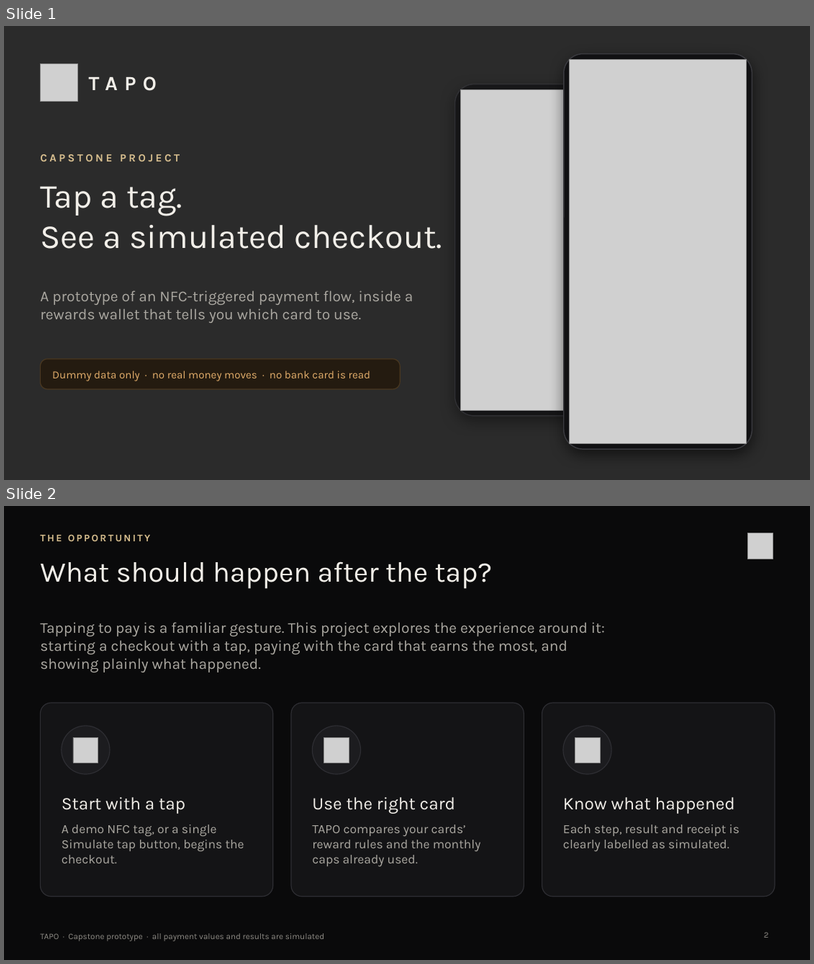
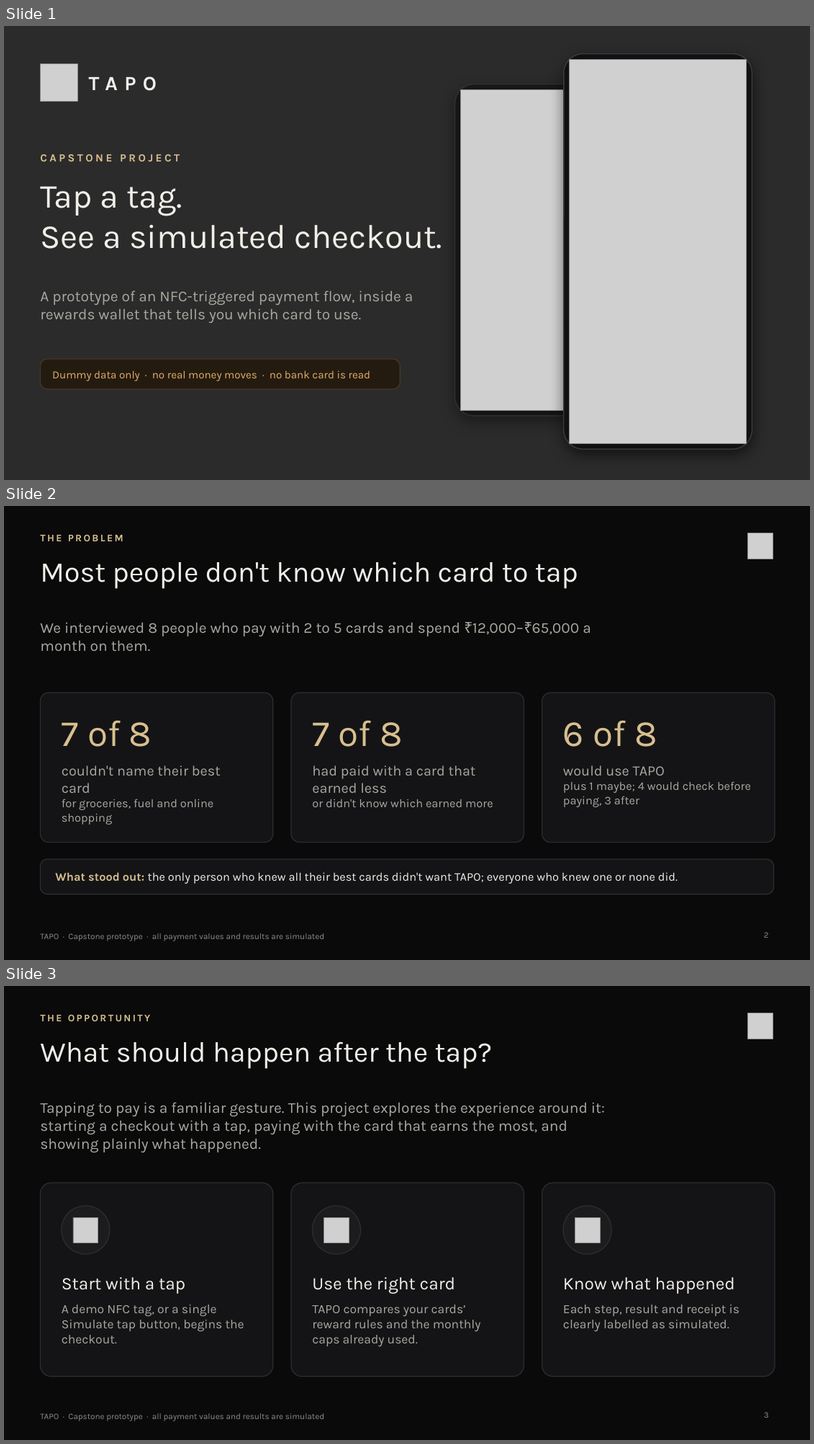
Before and after one commit to abhiramchendika-svg/TAPO, a slide deck: docs/slides/TAPO-CEO-Presentation.pptx. Shown one above the other, each under a label of ours: slides 1 and 2 before the commit, slides 1, 2 and 3 after it. The pictures are 814x964 and 814x1444 pixels, drawn with LibreOffice and Linux fonts; fonts in the diff are those of the drawing; grey boxes stand for pictures; background and template pictures are left out; a plain dark background stands for a picture behind light text. Boxes give left, top, right and bottom in pixels: in the first picture for what was removed or moved away, otherwise in the second. Text is boxed around its words. In the diff, an @@ line names an element or a change of style, - is before the commit and + after.

```diff
--- a/docs/slides/TAPO-CEO-Presentation.pptx
+++ b/docs/slides/TAPO-CEO-Presentation.pptx
@@ slide 2 added at [4, 506, 810, 960], background #0A0A0B; not listed: 1 template element that a slide beside it also shows @@
@@ text added at [40, 534, 124, 541], 12 pt, text #D8BF8F, bold @@
+THE PROBLEM
@@ picture added at [748, 533, 774, 559] @@
@@ title added at [40, 561, 579, 589], 34 pt, text #F2EFE9 @@
+Most people don't know which card to tap
@@ text added at [40, 622, 592, 651], 18 pt, text #ABA8A1 @@
+We interviewed 8 people who pay with 2 to 5 cards and spend ₹12,000–₹65,000 a month on them.
@@ rounded rectangle added at [40, 692, 273, 842], fill #141416, outline #2E2E33 1 pt @@
@@ rounded rectangle added at [291, 692, 525, 842], fill #141416, outline #2E2E33 1 pt @@
@@ rounded rectangle added at [543, 692, 775, 842], fill #141416, outline #2E2E33 1 pt @@
@@ text added at [62, 720, 152, 746], 44 pt, text #D8BF8F @@
+7 of 8
@@ text added at [312, 720, 403, 746], 44 pt, text #D8BF8F @@
+7 of 8
@@ text added at [563, 720, 658, 746], 44 pt, text #D8BF8F @@
+6 of 8
@@ text added at [62, 765, 221, 824], 14 pt, text #ABA8A1 @@
+couldn't name their best card
+for groceries, fuel and online shopping
@@ text added at [312, 765, 494, 807], 17 pt, text #ABA8A1 @@
+had paid with a card that earned less
+or didn't know which earned more
@@ text added at [563, 765, 751, 807], 14 pt, text #ABA8A1 @@
+would use TAPO
+plus 1 maybe; 4 would check before paying, 3 after
@@ rounded rectangle added at [40, 859, 774, 894], fill #141416, outline #2E2E33 1 pt @@
@@ text added at [55, 872, 678, 883], 14 pt, text #F2EFE9 @@
+What stood out: the only person who knew all their best cards didn't want TAPO; everyone who knew one or none did.
@@ page number added at [764, 932, 769, 937], 10 pt, text #8E8B85 @@
+2
@@ what was slide 2 is now slide 3 @@
```
Also in this commit, not shown: 1 slide removed, 12 other files.
